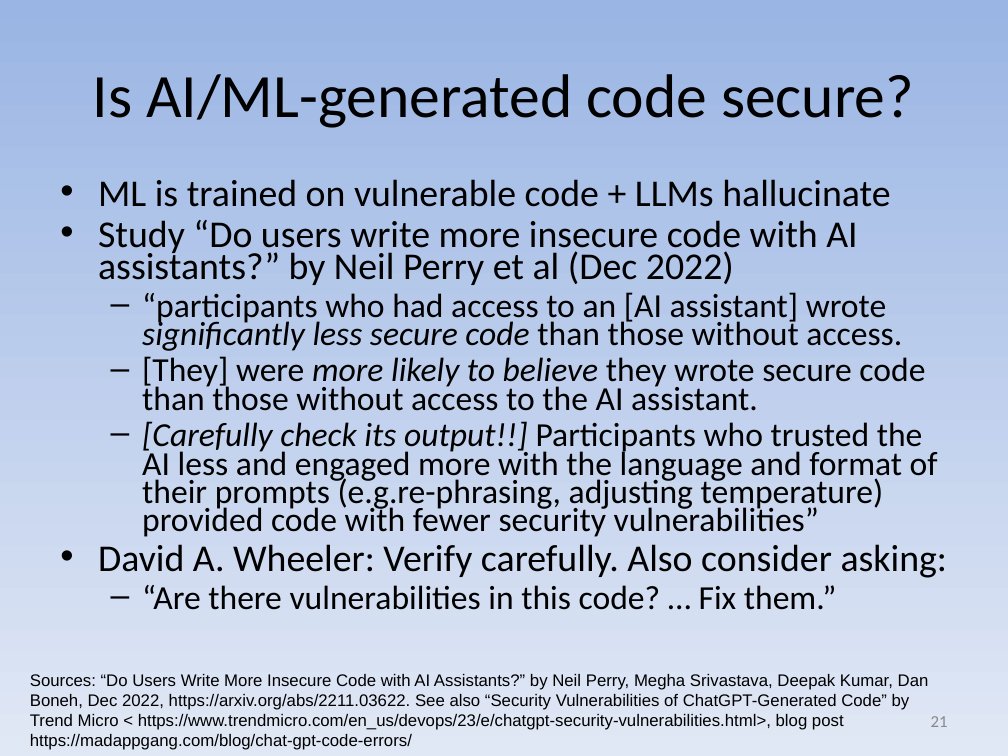
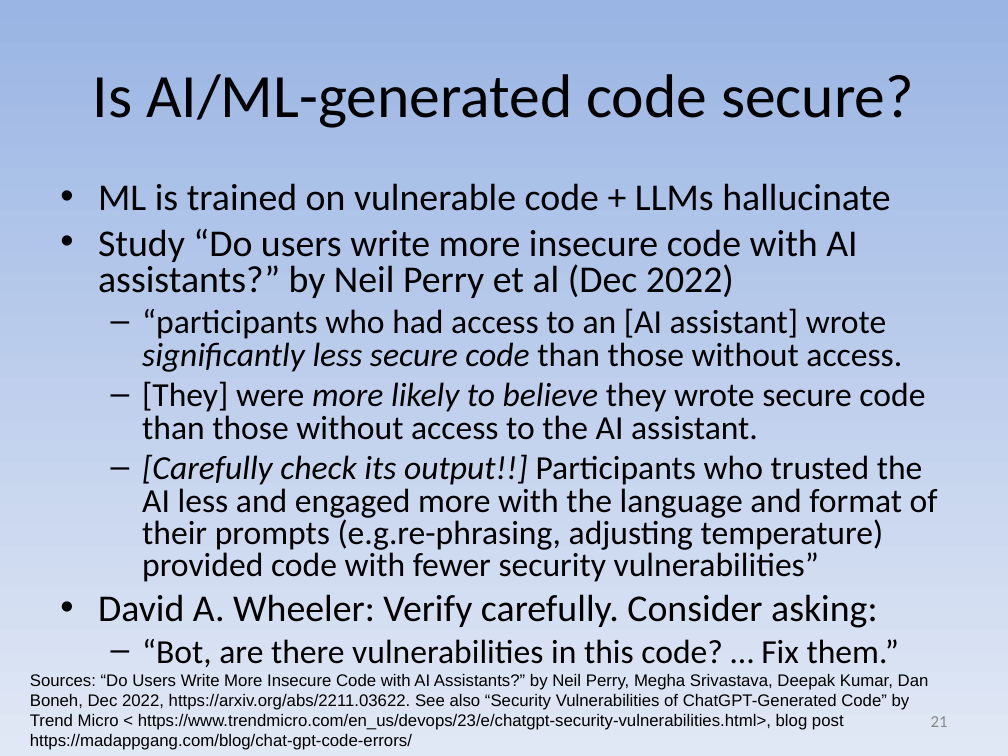
Before and after one commit to david-a-wheeler/david-a-wheeler.github.io, a slide deck: slide 21 of secure-class/presentations/Secure-Software-10-Misc.ppt. Drawn at 1008x756 pixels with LibreOffice and Linux fonts; fonts in the diff are those of the drawing. Boxes give left, top, right and bottom in pixels: in the first picture for what was removed or moved away, otherwise in the second. Text is boxed around its words. In the diff, an @@ line names an element or a change of style, - is before the commit and + after.

Commit message:
Update AI/ML presentation

```diff
--- a/secure-class/presentations/Secure-Software-10-Misc.ppt
+++ b/secure-class/presentations/Secure-Software-10-Misc.ppt
@@ text at (98,183,938,582): line spacing 0.7 to 0.8 @@
@@ text at (98,594,899,667): text changed; size 27 to 24 pt @@
-• David A. Wheeler: Verify carefully. Also consider asking:
-  – “Are there vulnerabilities in this code? … Fix them.”
+• David A. Wheeler: Verify carefully. Consider asking:
+  – “Bot, are there vulnerabilities in this code? … Fix them.”
```
Also in this commit, not shown: 2 other slides changed.
